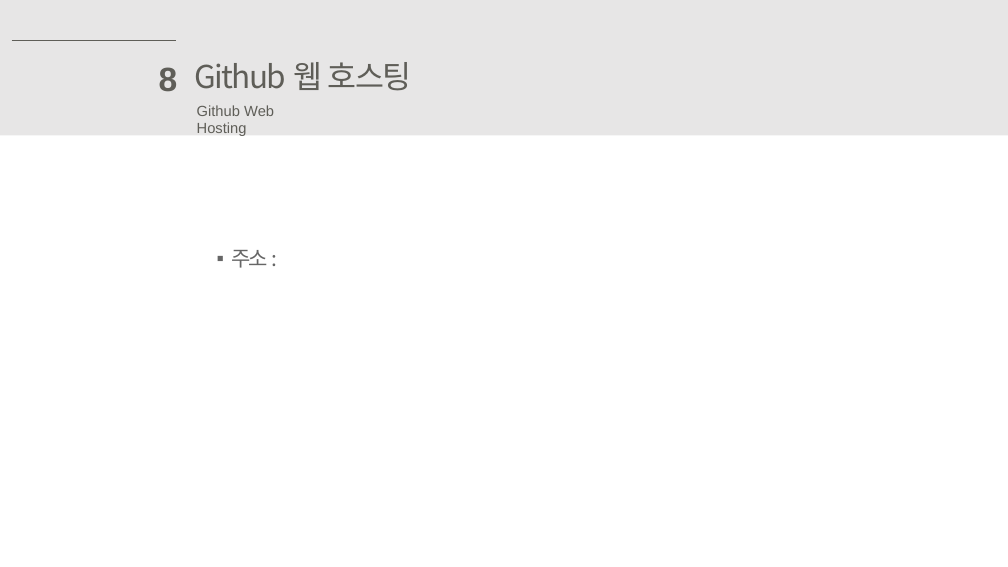
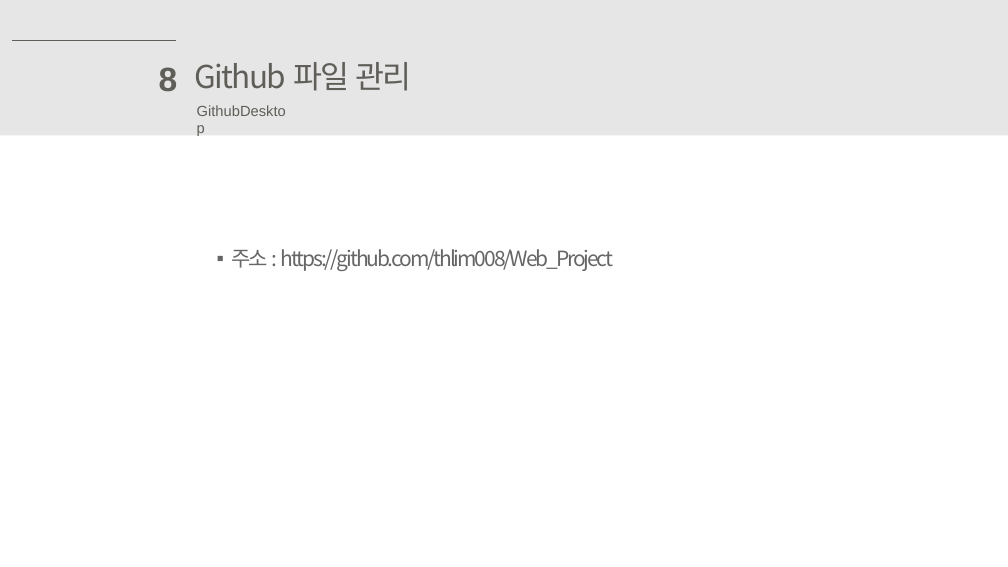
Before and after one commit to thlim008/Web_Project, a slide deck: slide 15 of selfportfolio-2018.pptx (slide 29 before the commit). Drawn at 1008x567 pixels with LibreOffice and Linux fonts; fonts in the diff are those of the drawing. Boxes give left, top, right and bottom in pixels: in the first picture for what was removed or moved away, otherwise in the second. Text is boxed around its words. In the diff, an @@ line names an element or a change of style, - is before the commit and + after.

```diff
--- a/selfportfolio-2018.pptx
+++ b/selfportfolio-2018.pptx
@@ text at (195,62,411,91): text changed @@
-Github 웹 호스팅
+Github 파일 관리
@@ text at (197,105,274,136): text changed @@
-Github Web Hosting
+GithubDesktop
@@ text at (232,249,613,271): text changed @@
-▪ 주소 :
+▪ 주소 : https://github.com/thlim008/Web_Project
```
Also in this commit, not shown: 7 other slides changed, 14 slides removed.
